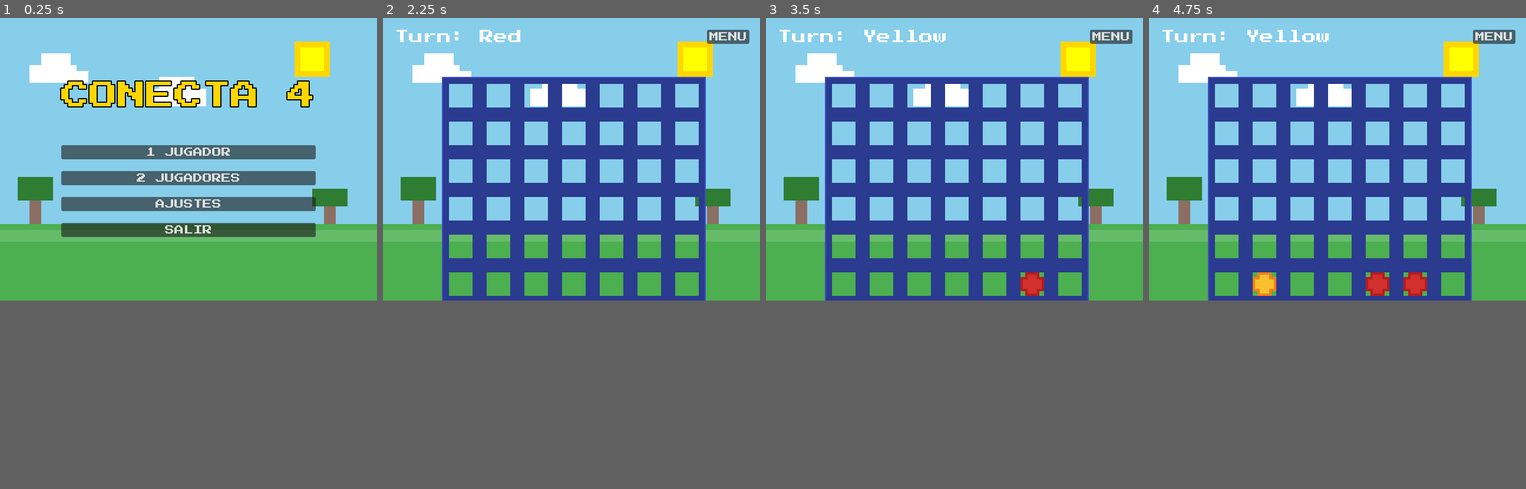
Above: before the commit, frames 1-4 (left to right).
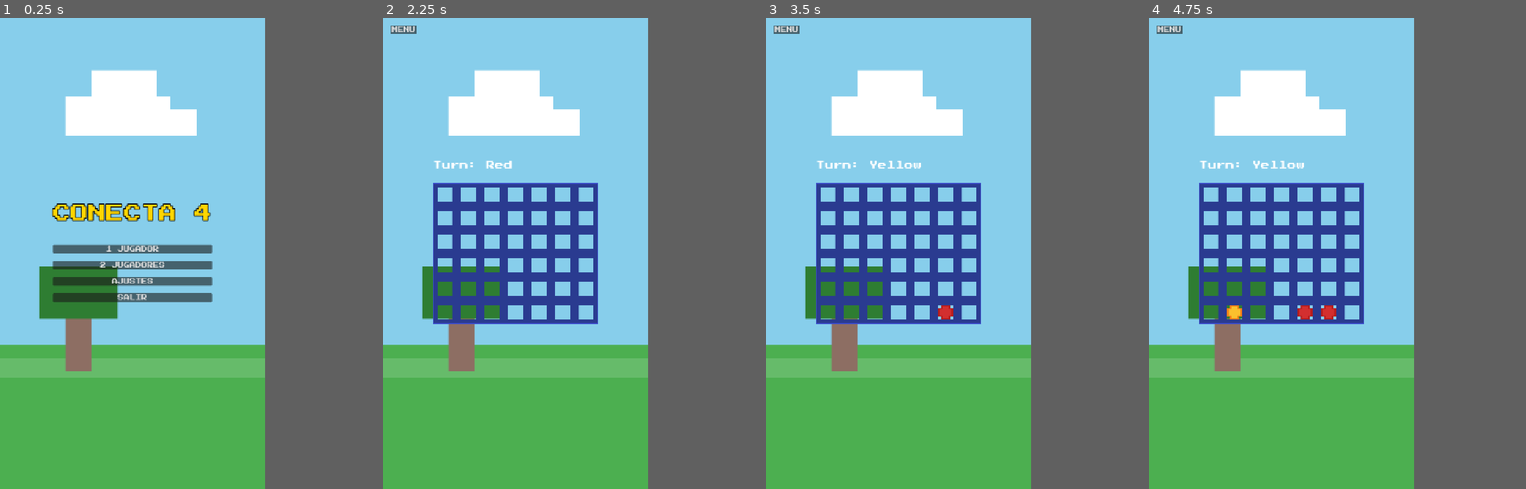
Above: after the commit, the same moments.

Repository: Samuel957exe/conecta4-godot
Game: Godot game, scene res://scenes/Menu.tscn
The game is run twice, just before and just after one commit, with the same random seed, the same clock (stepped at 60 frames per second) and the same inputs.
Inputs (mouse positions are in pixels of both pictures, inside the frame that each line leads up to):
- Up to frame 1 (0.25 s): no input
- Up to frame 2 (2.25 s): click "1 JUGADOR" at 0.5 s; click "MENU" at 1.25 s; click "2 JUGADORES" at 2 s
- Up to frame 3 (3.5 s): tap Enter (ui_accept) at 2.75, 3.02 s; move the mouse to (1037, 145) at 2.77 s; click (1037, 145) at 2.92 s
- Up to frame 4 (4.75 s): tap Enter (ui_accept) at 3.5, 3.77, 4.25 s; move the mouse to (1262, 173) at 3.52 s; click (1262, 173) at 3.67 s; move the mouse to (1375, 98) at 4.27 s; click (1375, 98) at 4.42 s
In our replay, the window is 640x480 before the commit and 450x800 after it. These sizes can differ from the game's own. Grey fills any space a smaller window leaves; there, only what the larger window draws over its background counts as a difference.

The runs differ from the first frame. In frame 1, 41% of the frame differs, in the area x 0-100%, y 5-77%; in frame 2, 41%; in frame 3, 41%, in the area x 0-100%, y 1-77%; in frame 4, 41%.

Commit message:
Juego beta

Diff:
--- a/assets/background.svg
+++ b/assets/background.svg
@@ -1,34 +1,43 @@
-<svg width="640" height="480" xmlns="http://www.w3.org/2000/svg">
+<svg width="720" height="1280" xmlns="http://www.w3.org/2000/svg">
   <!-- Sky -->
-  <rect width="640" height="480" fill="#87CEEB"/>
+  <rect width="720" height="1280" fill="#87CEEB"/>
 
   <!-- Sun -->
-  <path d="M500,40 H560 V100 H500 Z" fill="#FFD700" />
-  <rect x="510" y="50" width="40" height="40" fill="#FFFF00"/>
+  <path d="M560,100 H640 V180 H560 Z" fill="#FFD700" />
+  <rect x="580" y="120" width="40" height="40" fill="#FFFF00"/>
 
   <!-- Clouds -->
   <!-- Cloud 1 -->
   <g fill="#FFFFFF">
-    <rect x="50" y="80" width="80" height="30"/>
-    <rect x="70" y="60" width="50" height="30"/>
-    <rect x="90" y="90" width="60" height="20"/>
+    <rect x="50" y="160" width="80" height="30"/>
+    <rect x="70" y="140" width="50" height="30"/>
+    <rect x="90" y="170" width="60" height="20"/>
   </g>
 
   <!-- Cloud 2 -->
   <g fill="#FFFFFF">
-    <rect x="250" y="120" width="100" height="30"/>
-    <rect x="270" y="100" width="60" height="30"/>
+    <rect x="350" y="240" width="100" height="30"/>
+    <rect x="370" y="220" width="60" height="30"/>
   </g>
 
-  <!-- Hills/Grass -->
-  <path d="M0,350 L640,350 L640,480 L0,480 Z" fill="#4CAF50"/>
-  <rect x="0" y="360" width="640" height="20" fill="#66BB6a"/>
+  <!-- Cloud 3 (Lower) -->
+    <g fill="#FFFFFF">
+    <rect x="150" y="400" width="90" height="30"/>
+    <rect x="170" y="380" width="50" height="30"/>
+  </g>
+
+  <!-- Hills/Grass (Tall for portrait) -->
+  <path d="M0,800 L720,800 L720,1280 L0,1280 Z" fill="#4CAF50"/>
+  <rect x="0" y="820" width="720" height="40" fill="#66BB6a"/>
 
   <!-- Trees/Details -->
-  <rect x="50" y="310" width="20" height="40" fill="#8D6E63"/>
-  <rect x="30" y="270" width="60" height="40" fill="#2E7D32"/>
+  <rect x="50" y="700" width="30" height="100" fill="#8D6E63"/>
+  <rect x="20" y="620" width="90" height="90" fill="#2E7D32"/>
 
-  <rect x="550" y="320" width="20" height="30" fill="#8D6E63"/>
-  <rect x="530" y="290" width="60" height="30" fill="#2E7D32"/>
+  <rect x="620" y="720" width="30" height="80" fill="#8D6E63"/>
+  <rect x="590" y="650" width="90" height="80" fill="#2E7D32"/>
+
+  <rect x="150" y="900" width="20" height="40" fill="#388E3C"/>
+  <rect x="500" y="950" width="20" height="30" fill="#388E3C"/>
 
 </svg>
--- /dev/null
+++ b/assets/background_landscape.svg
@@ -0,0 +1,32 @@
+<svg width="1280" height="720" xmlns="http://www.w3.org/2000/svg">
+  <!-- Sky -->
+  <rect width="1280" height="720" fill="#87CEEB"/>
+
+  <!-- Sun -->
+  <path d="M1000,60 H1120 V180 H1000 Z" fill="#FFD700" />
+  <rect x="1020" y="80" width="80" height="80" fill="#FFFF00"/>
+
+  <!-- Clouds -->
+  <g fill="#FFFFFF">
+    <rect x="100" y="120" width="160" height="60"/>
+    <rect x="140" y="80" width="100" height="60"/>
+    <rect x="180" y="140" width="120" height="40"/>
+  </g>
+
+  <g fill="#FFFFFF">
+    <rect x="500" y="180" width="200" height="60"/>
+    <rect x="540" y="140" width="120" height="60"/>
+  </g>
+
+  <!-- Hills/Grass -->
+  <path d="M0,500 L1280,500 L1280,720 L0,720 Z" fill="#4CAF50"/>
+  <rect x="0" y="520" width="1280" height="30" fill="#66BB6a"/>
+
+  <!-- Trees -->
+  <rect x="100" y="460" width="40" height="80" fill="#8D6E63"/>
+  <rect x="60" y="380" width="120" height="80" fill="#2E7D32"/>
+
+  <rect x="1100" y="480" width="40" height="60" fill="#8D6E63"/>
+  <rect x="1060" y="420" width="120" height="60" fill="#2E7D32"/>
+
+</svg>
--- a/node_2d.tscn
+++ /dev/null
@@ -1,3 +0,0 @@
-[gd_scene format=3 uid="uid://dc6u1fyhe4xy6"]
-
-[node name="Node2D" type="Node2D"]
--- a/project.godot
+++ b/project.godot
@@ -22,12 +22,19 @@
 
 [display]
 
-window/size/viewport_width=640
-window/size/viewport_height=480
-window/stretch/mode="viewport"
+window/size/viewport_width=720
+window/size/viewport_height=1280
+window/size/mode=3
+window/stretch/mode="canvas_items"
+window/stretch/aspect="expand"
+window/handheld/orientation="portrait"
+
+[input_devices]
+
+pointing/emulate_touch_from_mouse=true
 
 [rendering]
 
-textures/canvas_textures/default_texture_filter=1
-renderer/rendering_method="gl_compatibility"
+renderer/rendering_method="mobile"
 renderer/rendering_method.mobile="gl_compatibility"
+textures/vram_compression/import_etc2_astc=true
--- a/scripts/Game.gd
+++ b/scripts/Game.gd
@@ -3,7 +3,7 @@
 const ROWS = 6
 const COLS = 7
 const TILE_SIZE = 64
-const BOARD_OFFSET = Vector2(100, 100)
+var BOARD_OFFSET = Vector2(100, 100)
 
 var board = []
 var current_player = 1 # 1: Red (Player), 2: Yellow (CPU/Player 2)
@@ -19,8 +19,15 @@
 var pixel_font = preload("res://assets/fonts/PressStart2P-Regular.ttf")
 
 func _ready():
+	_center_board()
 	_init_board()
 	_update_turn_label()
+
+	# Apply responsive background
+	# Assuming 'Background' node exists or we find it.
+	# Wait, in Main.tscn the background node is named "Background".
+	if has_node("Background"):
+		Global.apply_background_to_scene($Background)
 
 	# Apply font to UI
 	turn_label.add_theme_font_override("font", pixel_font)
@@ -28,11 +35,26 @@
 
 	var back_btn = Button.new()
 	back_btn.text = "MENU"
-	back_btn.position = Vector2(550, 20)
+	back_btn.position = Vector2(20, 20) # Top left
 	back_btn.add_theme_font_override("font", pixel_font)
 	back_btn.add_theme_font_size_override("font_size", 16)
 	back_btn.pressed.connect(_on_back_pressed)
 	$UI.add_child(back_btn)
+
+func _center_board():
+	var screen_size = get_viewport_rect().size
+	var board_width = COLS * TILE_SIZE
+	var board_height = ROWS * TILE_SIZE
+
+	BOARD_OFFSET.x = (screen_size.x - board_width) / 2
+	BOARD_OFFSET.y = (screen_size.y - board_height) / 2
+
+	# Update BoardSprite position
+	board_sprite.position = BOARD_OFFSET
+
+	# Update Turn Label position to be above board
+	turn_label.position.x = BOARD_OFFSET.x
+	turn_label.position.y = BOARD_OFFSET.y - 60
 
 func _init_board():
 	board = []
--- a/scripts/Global.gd
+++ b/scripts/Global.gd
@@ -1,9 +1,54 @@
 extends Node
 
 enum GameMode {
-	PVP, # Player vs Player
-	PVE  # Player vs Environment (CPU)
+	PVP,
+	PVE
 }
 
 var current_mode = GameMode.PVP
-var cpu_difficulty = 1 # 0: Random, 1: Basic
+var cpu_difficulty = 1
+var is_mobile = false
+
+var bg_portrait = preload("res://assets/background.svg")
+var bg_landscape = preload("res://assets/background_landscape.svg")
+
+func _ready():
+	_detect_device_and_setup()
+
+func _detect_device_and_setup():
+	var os_name = OS.get_name()
+	# Check for mobile platforms
+	if os_name == "Android" or os_name == "iOS":
+		is_mobile = true
+		# Mobile defaults to Portrait usually defined in project settings,
+		# but strictly speaking we trust the device orientation or lock it.
+		# Project is set to Portrait by default now.
+	else:
+		is_mobile = false
+		# For PC, we force a nice Landscape window
+		DisplayServer.window_set_size(Vector2i(1280, 720))
+		# Optional: Center the window
+		var screen_size = DisplayServer.screen_get_size()
+		var window_size = DisplayServer.window_get_size()
+		DisplayServer.window_set_position(screen_size / 2 - window_size / 2)
+
+func get_appropriate_background() -> Texture2D:
+	if is_mobile:
+		return bg_portrait
+	else:
+		# On PC we prefer landscape
+		return bg_landscape
+
+func apply_background_to_scene(bg_node: Sprite2D):
+	bg_node.texture = get_appropriate_background()
+
+	# Scale background to cover the whole viewport regardless of resolution
+	var viewport_size = bg_node.get_viewport_rect().size
+	var tex_size = bg_node.texture.get_size()
+
+	var scale_x = viewport_size.x / tex_size.x
+	var scale_y = viewport_size.y / tex_size.y
+
+	# Use 'max' to simulate "Aspect Fill" (cover mode)
+	var final_scale = max(scale_x, scale_y)
+	bg_node.scale = Vector2(final_scale, final_scale)
--- a/scripts/Menu.gd
+++ b/scripts/Menu.gd
@@ -1,6 +1,10 @@
 extends Control
 
 func _ready():
+	# Apply responsive background
+	if has_node("Background"):
+		Global.apply_background_to_scene($Background)
+
 	# Connect button signals
 	$VBoxContainer/Btn1Player.pressed.connect(_on_1_player_pressed)
 	$VBoxContainer/Btn2Players.pressed.connect(_on_2_players_pressed)
--- a/scripts/Settings.gd
+++ b/scripts/Settings.gd
@@ -5,6 +5,9 @@
 @onready var btn_back = $Panel/VBoxContainer/BtnBack
 
 func _ready():
+	if has_node("Background"): # Note: Background node needs to be in Settings scene
+		Global.apply_background_to_scene($Background)
+
 	btn_back.pressed.connect(_on_back_pressed)
 	volume_slider.value_changed.connect(_on_volume_changed)
 	mute_check.toggled.connect(_on_mute_toggled)
Not shown, added: assets/background_landscape.svg.import
Not shown, added: export_presets.cfg
Not shown, removed: .gitattributes
Not shown, removed: .gitignore
Not shown, changed: README.md
